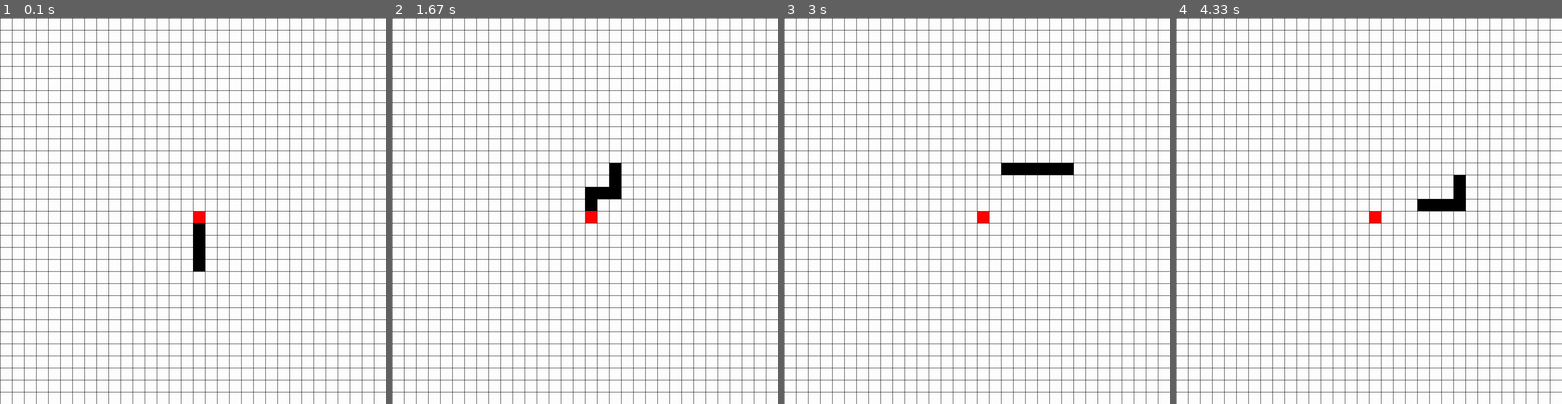
Above: before the commit, frames 1-4 (left to right).
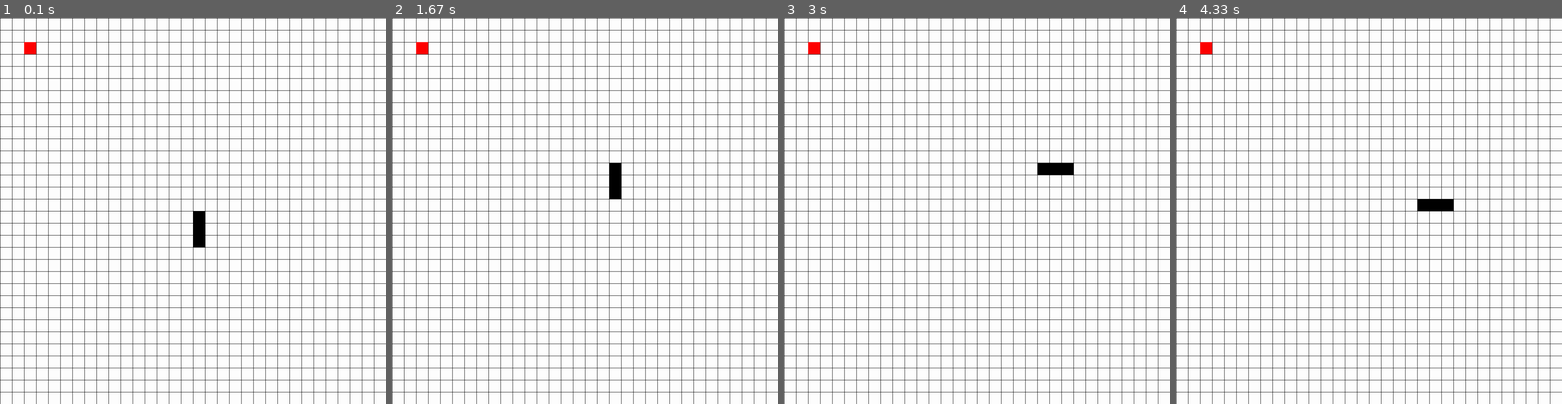
Above: after the commit, the same moments.

Repository: pretzelogical/snake-pygame
Game: pygame game, started from main.py
Same seed, same stepped clock (60 frames per second), same inputs: the game is played once before the commit and once after it.
Inputs:
- Up to frame 1 (0.1 s): no input
- Up to frame 2 (1.67 s): hold Right 0.33-0.8 s; hold Up 0.83-1.3 s; hold Right from 1.33 s (still down)
- Up to frame 3 (3 s): release Right at 1.92 s; hold Down from 2.63 s (still down)
- Up to frame 4 (4.33 s): release Down at 3.32 s; hold Left 3.35-4.05 s; hold Up from 4.08 s (still down)

The runs differ from the first frame. In frame 1, 0.4% of the frame differs, in the area x 6-54%, y 6-66%; in frame 2, 0.5%, in the area x 6-57%, y 6-54%; in frame 3, 0.5%; in frame 4, 0.5%.

Commit message:
fix snake init offset

Diff:
--- a/main.py
+++ b/main.py
@@ -128,7 +128,7 @@
     snake = deque()
     snakeHead = Snake(GRID_SIZE, GRID_SIZE, GRID_SIZE, GRID_SIZE, head=True)
     snake.append(snakeHead)
-    offset = Vector2(16, 16)
+    offset = Vector2(16, 17)
     for i in range(1, num_children + 1):
         parent = snake[i - 1]
         newPart = Snake(GRID_SIZE, GRID_SIZE,
@@ -137,6 +137,7 @@
         parent.child = snake[i]
         offset += Vector2(0, 1)
     return snake
+
 
 def doCollisions(blocks):
     positions = [x.pos for x in blocks]
@@ -161,8 +162,8 @@
         print("Testing mode")
         frameCount = 0
     clock = pygame.time.Clock()
-    snake = initSnakeBlocks(5)
-    food = Food(0, 0, GRID_SIZE, GRID_SIZE)
+    snake = initSnakeBlocks(2)
+    food = Food(GRID_SIZE, GRID_SIZE, GRID_SIZE, GRID_SIZE, pos=Vector2(2, 2))
     blocks = list(snake) + [food]
     if TESTING:
         print(blocks)
